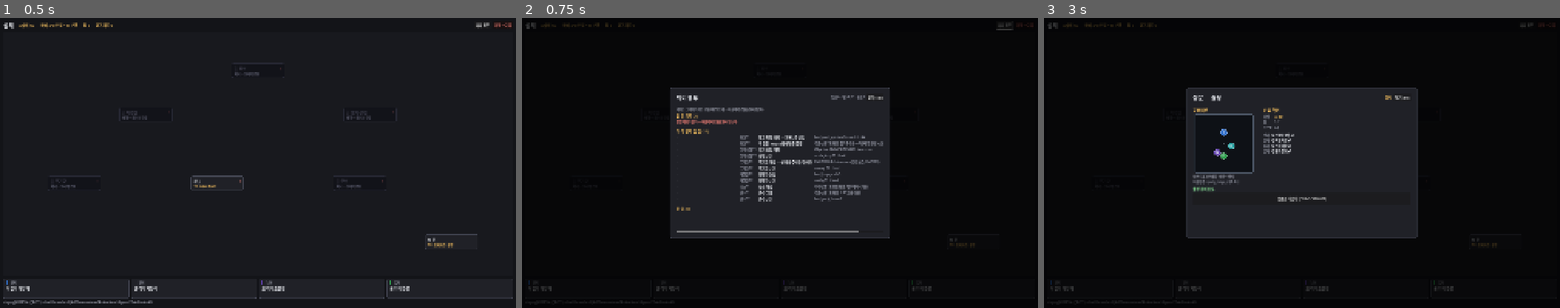
Above: before the commit, frames 1-3 (left to right).
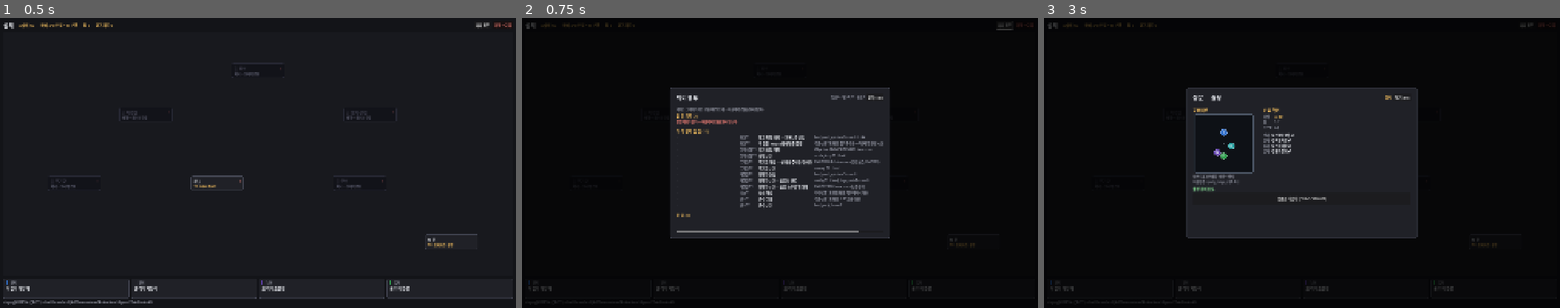
Above: after the commit, the same moments.

Repository: haepari1019/project_tdc_game
Game: Godot game, scene res://scenes/main.tscn
Two runs of this game, one before a commit and one after it. Both use one fixed random seed, a clock stepped at 60 frames per second and the inputs below.
Inputs (mouse positions are in pixels of both pictures, inside the frame that each line leads up to):
- Up to frame 1 (0.5 s): no input
- Up to frame 2 (0.75 s): click "의뢰 장부" at 0.5 s
- Up to frame 3 (3 s): click "저장 초기화" at 1.25 s; click "닫기 (Esc)" at 2 s; tap Enter at 2.75 s; drag from (1498, 241) to (1353, 99) at 2.77 s

Frame 1 is identical in both runs. In frame 2, 0.7% of the frame differs, in the area x 30-68%, y 38-69%; in frame 3, nothing differs.

Commit message:
fix(hub): 대장간 사다리 도달 가능화 — T1 문턱 인하 + T3 실체화 (DRIFT-154)
🔴 건 모딩이 ~20런 뒤에 열리고 있었다. smithy T1이 haul_forge_coal ×8을 요구하는데
연료는 Deep 분기 전용(ENC-DEEP-001 0.4/런, 구 ENC-HARD-005는 난이도 폐기로 사망)이다.
T1 = 건 모딩 해금이라 P4b 중심 기능이 그때까지 통째로 잠긴다.
→ T1 파편×6(2.4/런) · T2 파편×10+연료×2 · T3 연료×6+코어×1. 연료를 없앤 게 아니라 뒤로.

🔴 3칸 gear의 세 번째 칸이 도달 불가였다. F-029가 smithy T3+를 Expansion으로 미뤘는데
슬롯 사다리가 smithy에 묶인 이상 T3 없이는 TREE-*-SLOT2를 영원히 못 산다.
gear 23종이 max 3을 갖고 있는데 그 칸이 열리지 않는 건 데이터 결함이다.
→ T3 실체화 + Q-HUB-032 신설(ENC-DEEP-001 클리어 — 「심층 노두를 열어라」).
   마지막 칸의 대가가 「재료를 더 모아라」면 반복일 뿐이라 가 본 적 없는 곳으로 잡았다.

난이도 폐기 파급 전수 확인 — 재료 9종 전부 Normal 경로 공급 있음, 빈 풀 없음.
문제는 공급이 끊긴 게 아니라 요구가 공급 곡선과 안 맞았던 것.

ci_smoke 12/12 PASS. 신규 게이트: 플테 우회를 끄고 SLOT1/SLOT2를 실제로 구매해
보너스 2 도달(사다리의 목적지를 단언).

Co-Authored-By: Claude Opus 5 (1M context) <noreply@anthropic.com>

Diff:
--- a/data/slice01/facilities_tiers.json
+++ b/data/slice01/facilities_tiers.json
@@ -185,7 +185,7 @@
           "effect": "건 모딩 해금 (Q/E/R 장착)",
           "quest": "Q-HUB-030",
           "haul": {
-            "haul_forge_coal": 8
+            "haul_ward_splinter": 6
           }
         },
         {
@@ -193,14 +193,25 @@
           "effect": "gear 슬롯 +1 (2칸)",
           "quest": "Q-HUB-031",
           "haul": {
-            "haul_forge_coal": 15
+            "haul_ward_splinter": 10,
+            "haul_forge_coal": 2
+          }
+        },
+        {
+          "tier": 3,
+          "effect": "gear 슬롯 +1 (3칸) · F-008 §3.8 재조합",
+          "quest": "Q-HUB-032",
+          "haul": {
+            "haul_forge_coal": 6,
+            "haul_deep_core": 1
           }
         }
       ],
       "map_pos": [
         0.28,
         0.34
-      ]
+      ],
+      "_note_tiers": "**요구 재료를 진행 단계에 맞춰 재편**(DRIFT-154). 구 표는 T1부터 `haul_forge_coal` ×8을 요구했는데 연료는 **Deep 분기 전용**(`ENC-DEEP-001` 0.4/런)이라 건 모딩이 ~20런 뒤에 열렸다 — P4b의 중심 기능이 그때까지 통째로 잠긴다. T1은 가장 흔한 파편(2.4/런)으로 내리고, **연료는 T2부터**(심층에 갈 이유) **심층 코어는 T3**(반복 방문)으로 올렸다. **T3 실체화** — 구 `F-029`는 T3+를 Expansion으로 미뤄 뒀는데, 그러면 `gearSkillSlotCountMax=3` gear의 세 번째 칸이 Slice-01에서 **영원히 안 열린다**(존재하되 도달 불가). 슬롯 사다리가 `smithy`에 묶인 이상 사다리의 마지막 칸도 이 표 안에 있어야 한다."
     },
     "chapel": {
       "display": "성소",
--- a/data/slice01/id_registry.json
+++ b/data/slice01/id_registry.json
@@ -423,6 +423,7 @@
     "Q-HUB-021",
     "Q-HUB-030",
     "Q-HUB-031",
+    "Q-HUB-032",
     "Q-HUB-040",
     "Q-HUB-050",
     "Q-HUB-051"
--- a/data/slice01/quests.json
+++ b/data/slice01/quests.json
@@ -48,14 +48,21 @@
       "facility": "smithy",
       "tier": 1,
       "one_liner": "대장간 건립",
-      "completion": "haul_forge_coal×3"
+      "completion": "haul_ward_splinter×3 in vault"
     },
     {
       "quest_id": "Q-HUB-031",
       "facility": "smithy",
       "tier": 2,
-      "one_liner": "대장간 2단",
-      "completion": "smithy T1 + haul"
+      "one_liner": "대장간 2단 — 심층의 연료",
+      "completion": "smithy T1 + haul_forge_coal×1 in vault"
+    },
+    {
+      "quest_id": "Q-HUB-032",
+      "facility": "smithy",
+      "tier": 3,
+      "one_liner": "대장간 3단 — 심층 노두를 열어라",
+      "completion": "ENC-DEEP-001 clear once (심층 분기)"
     },
     {
       "quest_id": "Q-HUB-040",
--- a/scripts/autoload/hub_profile.gd
+++ b/scripts/autoload/hub_profile.gd
@@ -262,8 +262,13 @@
 	# 소유하게 옮겼다 — `spawn_table` `force_overrides`가 `P-BOSS-01`에 보스를 난이도 무관 고정한다.
 	_q_if("Q-HUB-020", bool(enc_cleared.get("ENC-BOSS-001", false)))
 	_q_if("Q-HUB-021", facility_tier("armory") >= 1)             # 무기고 T2
-	_q_if("Q-HUB-030", vault_count("haul_forge_coal") >= 3)      # 대장간 건립 — 연료
-	_q_if("Q-HUB-031", facility_tier("smithy") >= 1)             # 대장간 T2
+	# 대장간 사다리 — **초반 재료로 연다**(DRIFT-154). 연료(`haul_forge_coal`)는 Deep 분기 전용
+	# (0.4/런)이라 T1부터 요구하면 건 모딩이 ~20런 뒤에 열린다. T1은 파편, T2부터 연료.
+	_q_if("Q-HUB-030", vault_count("haul_ward_splinter") >= 3)   # 대장간 건립 — 파편
+	_q_if("Q-HUB-031", facility_tier("smithy") >= 1 and vault_count("haul_forge_coal") >= 1)
+	# T3 = **심층 노두**. `gear_skill_slot_count_max = 3` gear의 세 번째 칸이 여기서 열린다 —
+	# 구 스펙은 T3+를 Expansion으로 미뤄 그 칸이 Slice-01에서 영영 도달 불가였다.
+	_q_if("Q-HUB-032", bool(enc_cleared.get("ENC-DEEP-001", false)))
 	_q_if("Q-HUB-051", vault_count("haul_pack_frame") >= 2)      # 군수 T2
 	if _q_dirty:
 		save_profile()
--- a/tools/hub_smoke.gd
+++ b/tools/hub_smoke.gd
@@ -390,7 +390,7 @@
 	hp2.add_haul("haul_forge_coal", 4)
 	_expect(bool(hp2.tree_buy("TREE-TNK-SLOT1").get("ok", false)), "대장간 T2 → 두 번째 슬롯 구매")
 	_expect(hp2.tree_slot_bonus("Tank") == 1, "Slot 노드 → gear 슬롯 +1")
-	_expect(String(hp2.tree_check("TREE-TNK-SLOT2").get("reason", "")) == "facility_req", "세 번째 슬롯 — 대장간 T3 게이트(Expansion)")
+	_expect(String(hp2.tree_check("TREE-TNK-SLOT2").get("reason", "")) == "facility_req", "세 번째 슬롯 — 대장간 T3 게이트")
 	_expect(hp2.tree_slot_bonus("DPS") == 0, "다른 클래스 Slot은 미해금 → 0")
 	hp2.tree_unlocked["TREE-TNK-UL01"] = true
 	_expect(hp2.is_ability_unlocked("AB-002"), "Unlock 노드 해금 → AB 열림")
@@ -569,6 +569,47 @@
 			orphan.append(String(tn3.get("node_id", "")))
 	_expect(orphan.is_empty(), "트리 노드 유형 전원 소유 건물 있음" if orphan.is_empty() else "고아 노드: %s" % ", ".join(orphan))
 
+	# ②m 대장간 사다리 **도달 가능성** (DRIFT-154) — 슬롯 3칸이 실제로 열리는가.
+	# 구 표는 T1부터 Deep 전용 연료 8개를 요구했고(건 모딩 ~20런 뒤), T3는 아예 Expansion이라
+	# **3칸 gear의 세 번째 칸이 영원히 안 열렸다**. 「존재하되 도달 불가」는 데이터 결함이다.
+	var hp3 = load("res://scripts/autoload/hub_profile.gd").new()
+	hp3.persist = false
+	for f3 in hp3.FACILITY_IDS:
+		hp3.facilities[f3] = 0
+	_expect(not sd.get_facility_tier("smithy", 3).is_empty(), "대장간 T3 실재(슬롯 3칸의 자리)")
+	for aq in ["Q-HUB-030", "Q-HUB-031", "Q-HUB-032"]:
+		hp3.quest_accepted[aq] = true
+	# T1 — **초반 재료로** 열려야 한다(파편은 2.4/런, 연료는 0.4/런 Deep 전용).
+	hp3.add_haul("haul_ward_splinter", 6)
+	hp3.evaluate_quests()
+	_expect(bool(hp3.upgrade_check("smithy").get("ok", false)), "대장간 T1 — 파편만으로 건립 가능(연료 불요)")
+	_expect(hp3.attempt_upgrade("smithy") and hp3.facility_tier("smithy") == 1, "대장간 T1 적용")
+	# T2 — 슬롯 2칸. 여기서부터 연료(심층에 갈 이유).
+	hp3.add_haul("haul_ward_splinter", 10)
+	hp3.add_haul("haul_forge_coal", 2)
+	hp3.evaluate_quests()
+	_expect(hp3.attempt_upgrade("smithy") and hp3.facility_tier("smithy") == 2, "대장간 T2 — 슬롯 2칸")
+	# T3 — 슬롯 3칸. 심층 ENC 클리어 + 연료·코어.
+	hp3.add_haul("haul_forge_coal", 6)
+	hp3.add_haul("haul_deep_core", 1)
+	hp3.evaluate_quests()
+	_expect(not bool(hp3.upgrade_check("smithy").get("ok", false)), "대장간 T3 — 심층 ENC 전 차단")
+	hp3.record_enc_cleared("ENC-DEEP-001", "Normal")
+	hp3.evaluate_quests()
+	_expect(hp3.attempt_upgrade("smithy") and hp3.facility_tier("smithy") == 3, "대장간 T3 — 심층 노두로 슬롯 3칸")
+	# **사다리의 목적지를 단언한다** — 트리 `Slot` 노드 둘을 *실제로 사서* 보너스 2를 만든다.
+	# `gear_slot_count`는 `clamp(1 + 보너스, 1, gear max)`이므로 보너스 2 = 3칸이다. 여기서 재는 것은
+	# 「살 수 있는가」이고, 그게 구 스펙에서 불가능했던 부분이다(T3가 Expansion이라 `SLOT2`가 영원히 잠김).
+	hp3.PLAYTEST_TREE_ALL_UNLOCKED = false   # 플테 우회를 끄고 **진짜 구매**로 잰다
+	hp3.facilities["chapel"] = 1             # 트리 진입 게이트
+	hp3.facilities["scribe_shop"] = 2
+	hp3.add_haul("haul_forge_coal", 12)
+	_expect(hp3.tree_slot_bonus("Tank") == 0, "Slot 노드 미구매 → 보너스 0")
+	_expect(bool(hp3.tree_buy("TREE-TNK-SLOT1").get("ok", false)), "SLOT1 구매(대장간 T2 충족)")
+	_expect(bool(hp3.tree_buy("TREE-TNK-SLOT2").get("ok", false)), "SLOT2 구매(대장간 T3 충족) — 구 스펙에선 영영 불가")
+	_expect(hp3.tree_slot_bonus("Tank") == 2, "슬롯 보너스 2 → 3칸 gear의 세 번째 칸 도달")
+	hp3.free()
+
 	# ②l 의뢰 수락 동선 (M6) — **모든 의뢰가 어느 건물에선가 받을 수 있어야** 한다. 받을 곳이 없는
 	# 의뢰는 영원히 미수락 → 그 시설이 영구 잠김이다(수락 게이트를 넣었으므로 조용히 그렇게 된다).
 	var offer_ok := true
Not shown, changed: docs/SPEC_DRIFT.md
